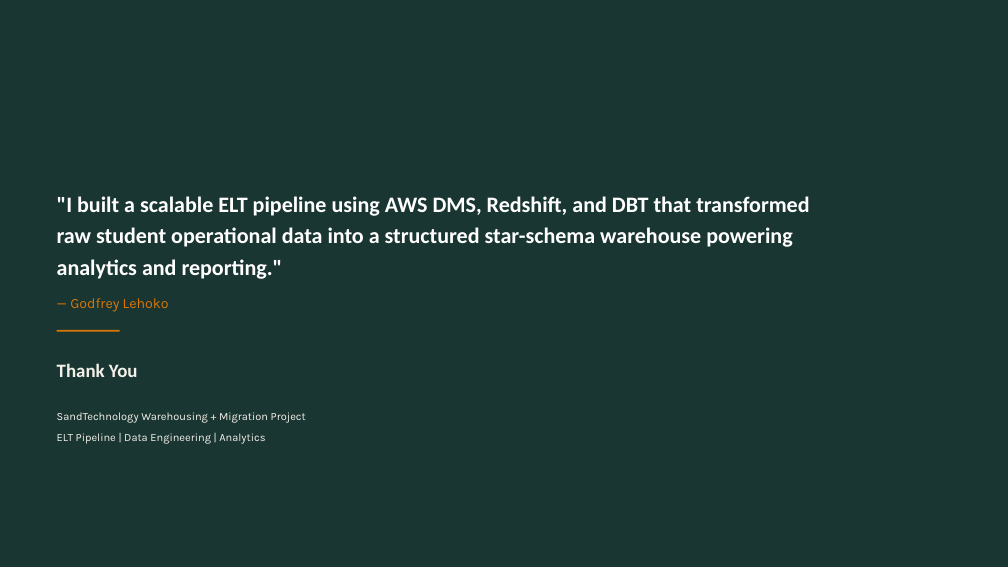
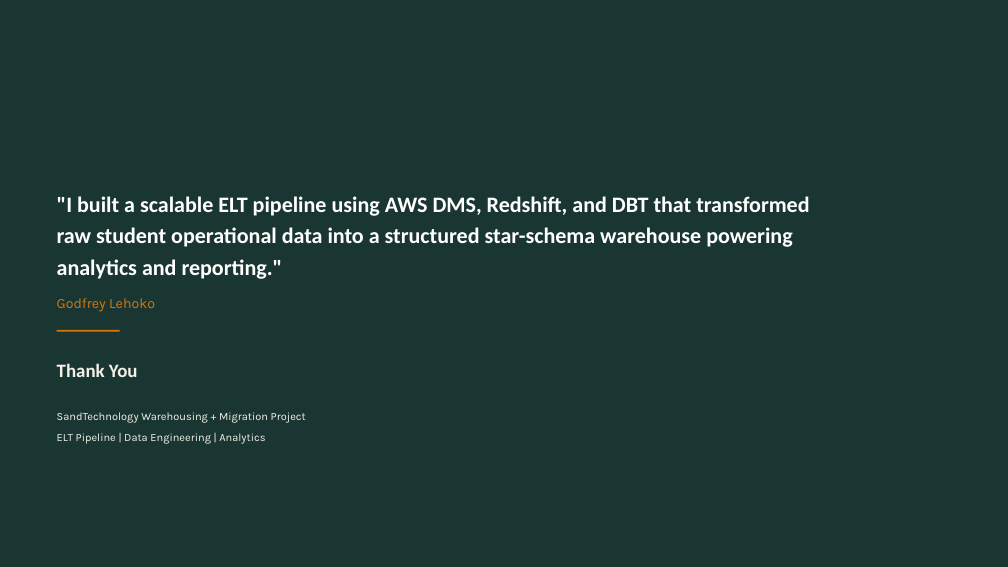
Before and after one commit to godfreylehokoG/incubeta-de-screening, a slide deck: slide 22 of previous-project-walkthrough/SandTechnology Warehousing + Migration.pptx (slide 21 before the commit). Drawn at 1008x567 pixels with LibreOffice and Linux fonts; fonts in the diff are those of the drawing; background and template pictures are left out. Boxes give left, top, right and bottom in pixels: in the first picture for what was removed or moved away, otherwise in the second. Text is boxed around its words. In the diff, an @@ line names an element or a change of style, - is before the commit and + after.

```diff
--- a/previous-project-walkthrough/SandTechnology Warehousing + Migration.pptx
+++ b/previous-project-walkthrough/SandTechnology Warehousing + Migration.pptx
@@ text at (57, 298, 155, 312): text changed @@
-— Godfrey Lehoko
+Godfrey Lehoko
```
Also in this commit, not shown: 6 other slides changed, 1 slide added.
